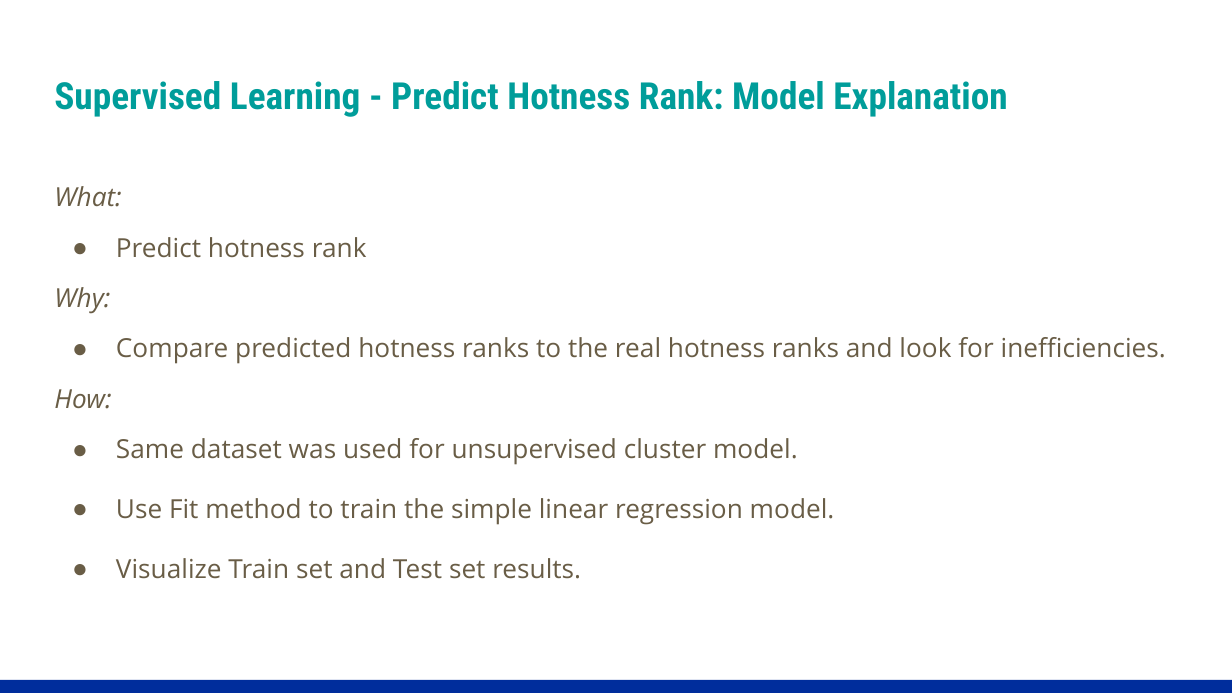
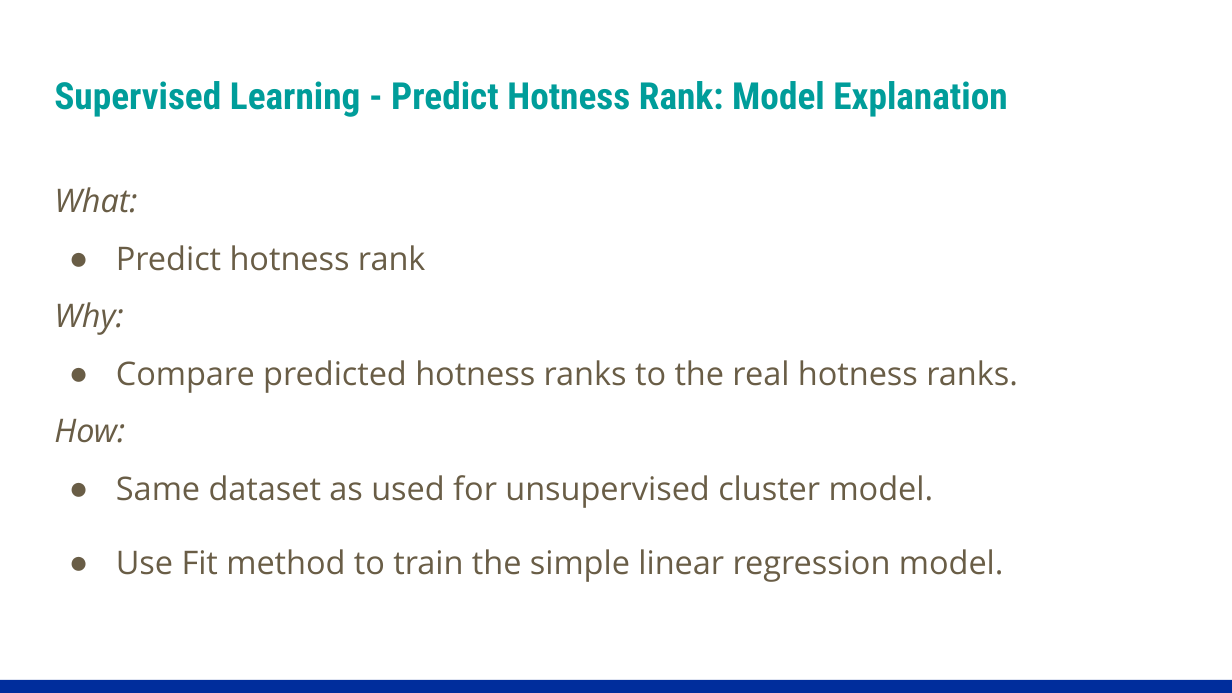
Before and after one commit to sjpozzuoli/Daves_Eagles, a slide deck: slide 12 of Presentation/Group 4 - Final Presentations.pptx (slide 11 before the commit). Drawn at 1232x693 pixels with LibreOffice and Linux fonts; fonts in the diff are those of the drawing. Boxes give left, top, right and bottom in pixels: in the first picture for what was removed or moved away, otherwise in the second. Text is boxed around its words. In the diff, an @@ line names an element or a change of style, - is before the commit and + after.

```diff
--- a/Presentation/Group 4 - Final Presentations.pptx
+++ b/Presentation/Group 4 - Final Presentations.pptx
@@ text at (54,187,1004,582): size 15.3 to 19 pt in "What:", "Predict hotness rank", "Why:", "How:" and 1 more places; indent changed @@
@@ text at (116,360,1018,393): text changed; size 15.3 to 19 pt @@
-● Compare predicted hotness ranks to the real hotness ranks and look for inefficiencies.
+● Compare predicted hotness ranks to the real hotness ranks.
@@ text at (116,475,934,508): text changed; size 15.3 to 19 pt @@
-● Same dataset was used for unsupervised cluster model.
+● Same dataset as used for unsupervised cluster model.
@@ text at (116,558,581,579): paragraph removed @@
-● Visualize Train set and Test set results.
```
Also in this commit, not shown: 2 other slides changed, 1 slide added, 1 slide removed.
